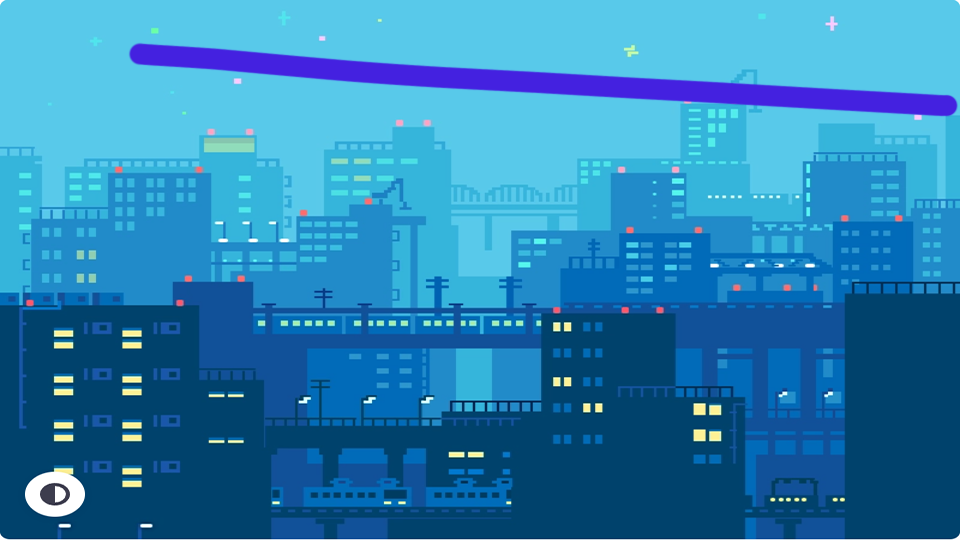
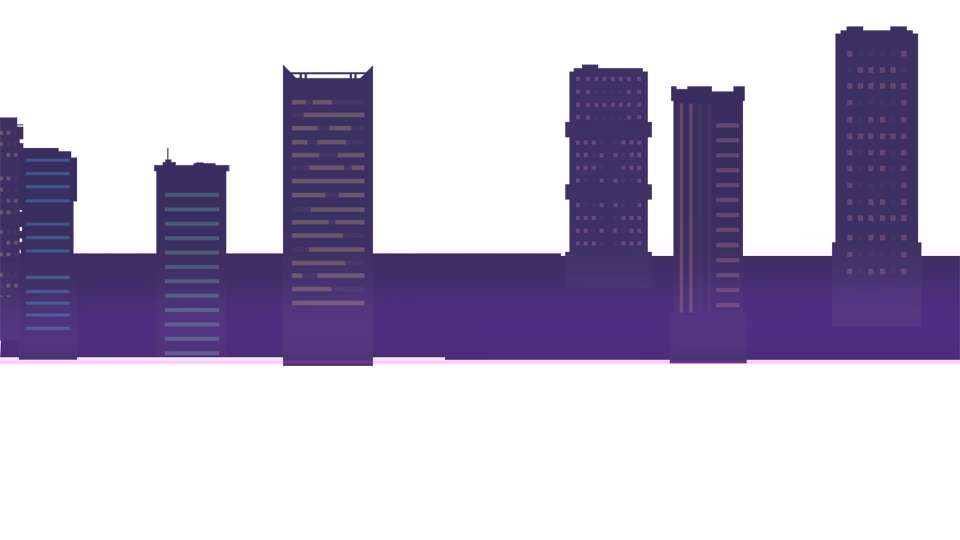
Layer changes from the first 960 × 540 image to the second:
added layer "已插入图像" above "图层 0" over [0, 26, 960, 366]
